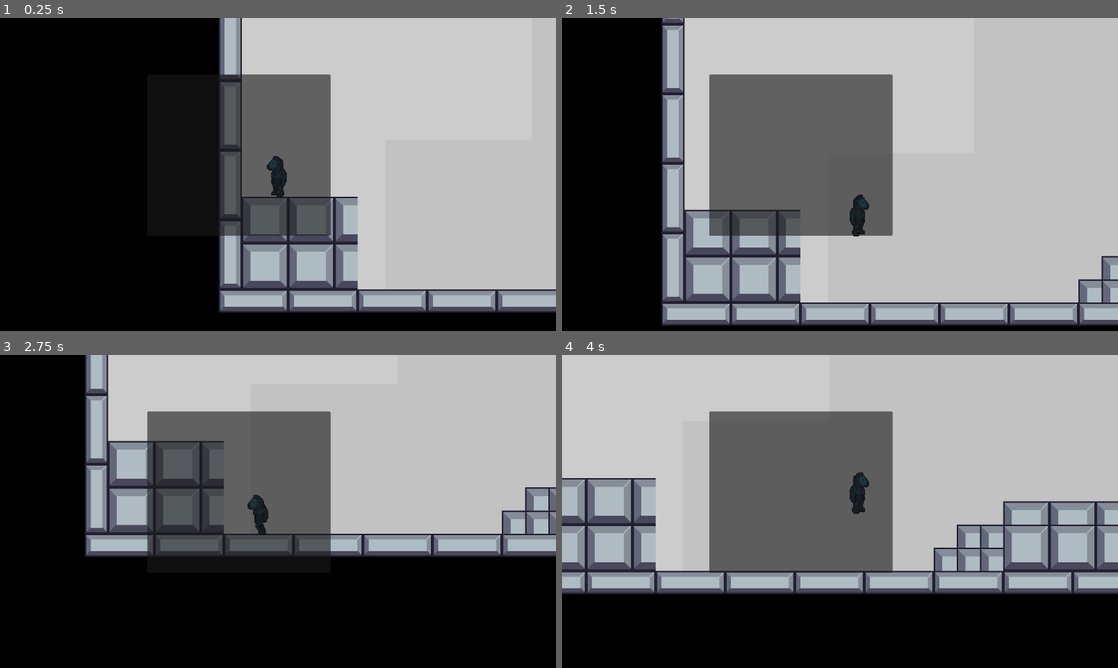
Above: before the commit, frames 1-4 (two rows, left to right).
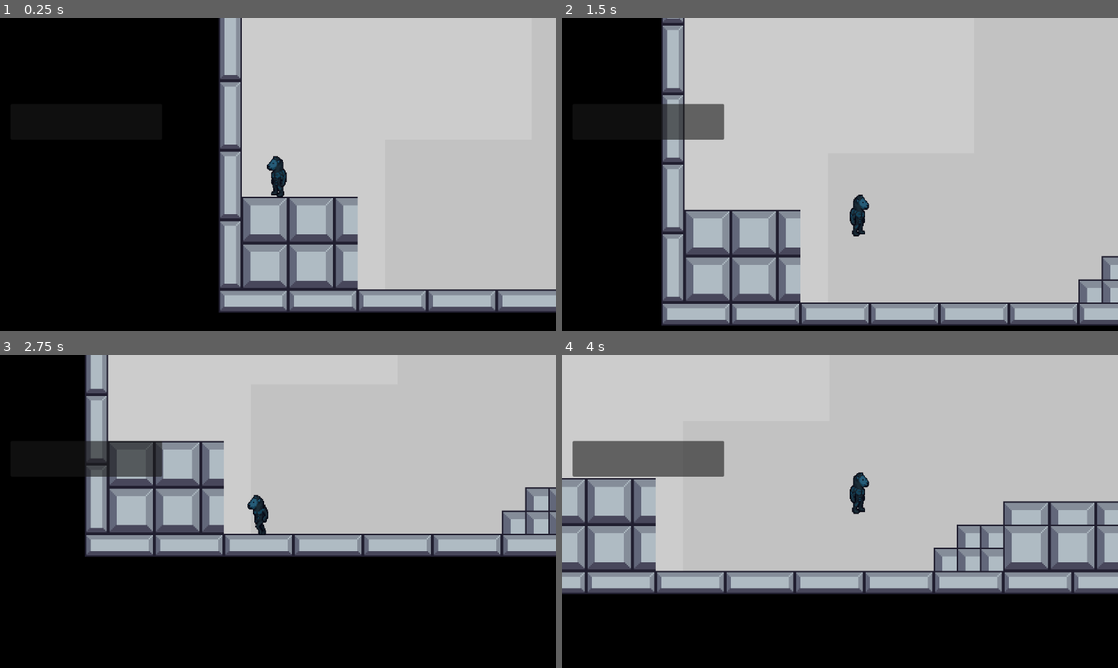
Above: after the commit, the same moments.

Repository: zenebne/Black-Sheep-MGD2-
Game: Godot game, scene res://main1.tscn
Same seed, same stepped clock (60 frames per second), same inputs: the game is played once before the commit and once after it.
Inputs:
- Up to frame 1 (0.25 s): no input
- Up to frame 2 (1.5 s): tap Enter at 0.5 s; hold D (right) from 0.53 s (still down); tap Space (jump) at 0.77 s
- Up to frame 3 (2.75 s): tap Space (jump) at 1.52 s; release D (right) at 2.03 s; hold A (left) from 2.03 s (still down)
- Up to frame 4 (4 s): release A (left) at 2.78 s; hold D (right) from 2.78 s (still down); tap Space (jump) at 3.02, 3.77 s

The runs differ from the first frame. In frame 1, 9.7% of the frame differs, in the area x 39-60%, y 18-70%; in frame 2, 17%; in frame 3, 15%; in frame 4, 19%, in the area x 1-60%, y 18-70%.

Commit message:
Update main1.tscn
ich habe x gemacht

Diff:
--- a/main1.tscn
+++ b/main1.tscn
@@ -289,12 +289,12 @@
 
 [node name="Panel" type="Panel" parent="UI"]
 anchors_preset = -1
-anchor_left = -0.402
+anchor_left = -0.394188
 anchor_top = -13.805
-anchor_right = 17.285
-anchor_bottom = 1.787
-offset_left = 768.104
-offset_top = 9062.64
-offset_right = -19227.3
-offset_bottom = -706.976
+anchor_right = 17.2355
+anchor_bottom = 1.38577
+offset_left = 476.104
+offset_top = 9123.64
+offset_right = -19519.3
+offset_bottom = -645.976
 metadata/_edit_use_anchors_ = true
